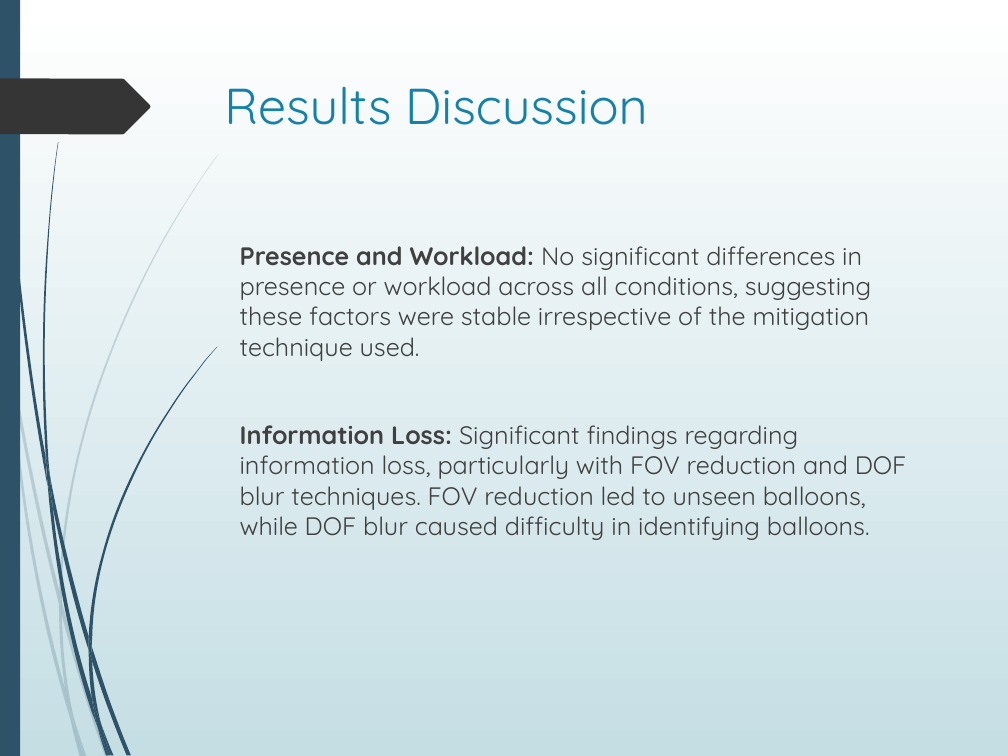
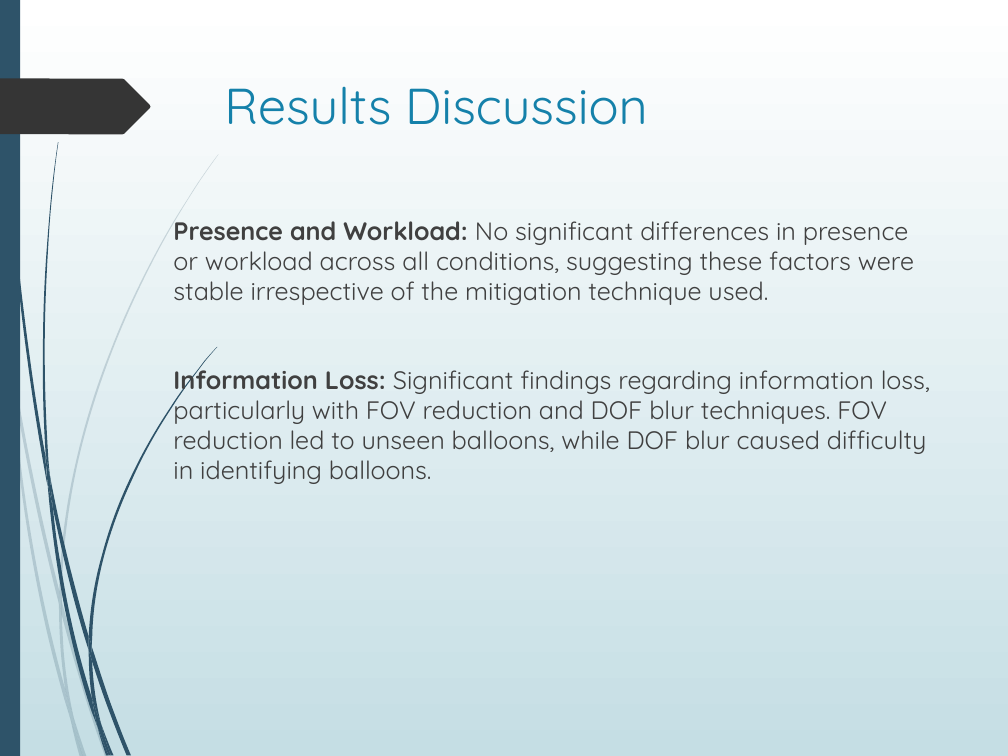
Before and after one commit to Akash3121/3D, a slide deck: slide 15 of Paper-Presentation/Akash - VR_Sickness_Mitigation_Methods_Presentation.pptx (slide 16 before the commit). Drawn at 1008x756 pixels with LibreOffice and Linux fonts; fonts in the diff are those of the drawing. Boxes give left, top, right and bottom in pixels: in the first picture for what was removed or moved away, otherwise in the second. Text is boxed around its words. In the diff, an @@ line names an element or a change of style, - is before the commit and + after.

```diff
--- a/Paper-Presentation/Akash - VR_Sickness_Mitigation_Methods_Presentation.pptx
+++ b/Paper-Presentation/Akash - VR_Sickness_Mitigation_Methods_Presentation.pptx
@@ text "Presence and Workload: No significant ..." rewrapped from (x1=240, y1=246, x2=907, y2=540) to (x1=173, y1=221, x2=930, y2=484) @@
```
Also in this commit, not shown: 5 other slides changed, 1 slide removed.
